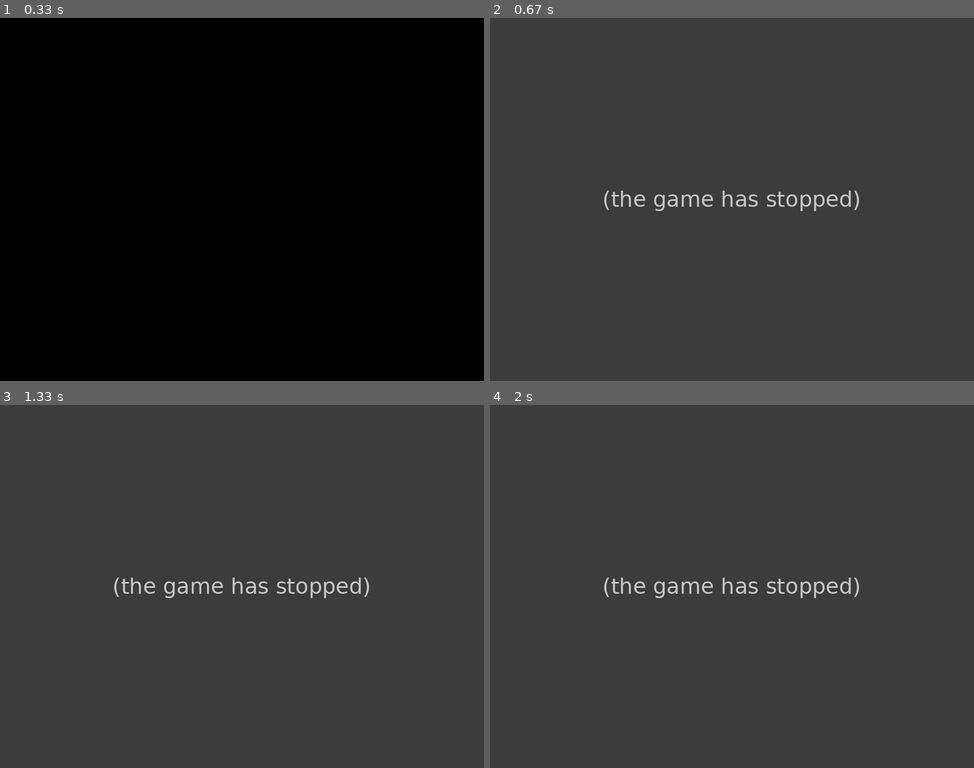
Above: before the commit, frames 1-4 (two rows, left to right).
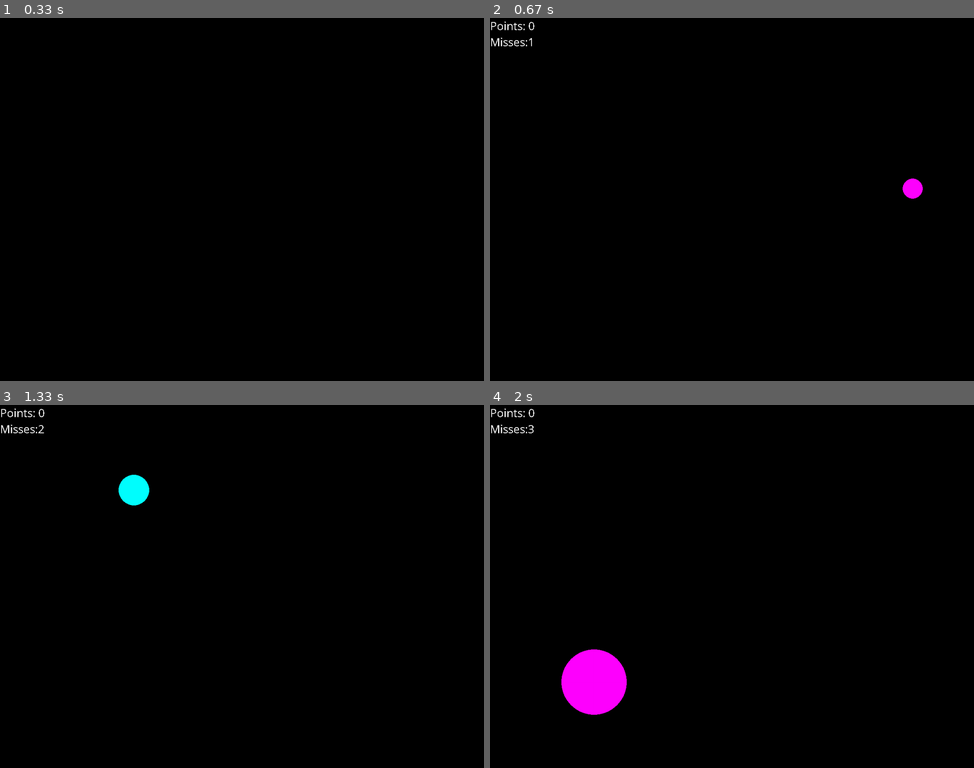
Above: after the commit, the same moments.

Repository: razorsee-ee/mfti
Game: pygame game, started from 1ab3/Catch a ball.py
Two runs of this game, one before a commit and one after it. Both use one fixed random seed, a clock stepped at 60 frames per second and the inputs below.
Inputs (mouse positions are in pixels of both pictures, inside the frame that each line leads up to):
- Up to frame 1 (0.33 s): no input
- Up to frame 2 (0.67 s): click (732, 199) at 0.38 s
- Up to frame 3 (1.33 s): click (125, 590) at 0.85 s; move the mouse to (314, 459) at 1.17 s
- Up to frame 4 (2 s): click (804, 459) at 1.45 s; move the mouse to (741, 463) at 1.87 s

Frame 1 is identical in both runs. In frame 2, 100% of the frame differs, in the area x 0-100%, y 0-100%; in frame 3, 100%; in frame 4, 100%.
Error before the commit: NameError: name 'y' is not defined (Catch a ball.py line 31); the game stopped at 0.5 s (later frames are placeholders)

Commit message:
Не работают смена шарика при клике

Diff:
--- a/1ab3/Catch a ball.py
+++ b/1ab3/Catch a ball.py
@@ -4,7 +4,9 @@
 pygame.init()
 
 FPS = 2
-screen = pygame.display.set_mode((1200, 900))
+x_end = 1200
+y_end = 900
+screen = pygame.display.set_mode((x_end, y_end))
 
 RED = (255, 0, 0)
 BLUE = (0, 0, 255)
@@ -15,18 +17,31 @@
 BLACK = (0, 0, 0)
 COLORS = [RED, BLUE, YELLOW, GREEN, MAGENTA, CYAN]
 
+x = int()
+y = int()
+r = int()
 
-def new_ball():
-    global x, y, r, color
+
+
+def new_ball(x, y, r):
     '''рисует новый шарик '''
     x = randint(100, 1100)
     y = randint(100, 900)
     r = randint(20, 100)
     color = COLORS[randint(0, 5)]
     circle(screen, color, (x, y), r)
+    return x, y, r
+
+def ball_moving():
+    ''' sharik dvigaetsya'''
+    new_ball(x, y, r)
+    pygame.display.update()
+
+    pass
 
 
-def click(event):
+
+def click():
     global points, misses, x, y, r
     if ((y1 - y)**2 + (x1 - x)**2) <= r**2:
         points += 1
@@ -61,10 +76,9 @@
         elif event.type == pygame.MOUSEBUTTONDOWN:
             A = pygame.mouse.get_pos()
             x1, y1 = A[0], A[1]
-            click(event)
+            click()
     points_display(points)
-    new_ball()
-    pygame.display.update()
+    ball_moving()
     screen.fill(BLACK)
 
 pygame.quit()
--- /dev/null
+++ b/1ab3/Catch a ball2.py
@@ -0,0 +1,72 @@
+import pygame
+from pygame.draw import *
+from random import randint
+pygame.init()
+
+x_screen = 1200
+y_screen = 900
+
+FPS = 30
+screen = pygame.display.set_mode((x_screen, y_screen))
+
+RED = (255, 0, 0)
+BLUE = (0, 0, 255)
+YELLOW = (255, 255, 0)
+GREEN = (0, 255, 0)
+MAGENTA = (255, 0, 255)
+CYAN = (0, 255, 255)
+BLACK = (0, 0, 0)
+COLORS = [RED, BLUE, YELLOW, GREEN, MAGENTA, CYAN]
+x = randint(100, 900)
+y = randint(100, 700)
+dx = 10
+dy = 10
+r = randint(30, 60)
+color = COLORS[randint(0, 5)]
+
+
+def new_ball(x, y, r):
+    circle(screen, color, (x, y), r)
+
+
+def click(x, y, n, dx, dy, A):
+    x1 = A[0]
+    y1 = A[1]
+    if ((x1 - x) ** 2 + (y1 - y) ** 2) ** 0.5 <= r:
+        print('goal')
+        n += 1
+    else:
+        print('miss')
+    color = COLORS[randint(0, 5)]
+    x = randint(100, 900)
+    y = randint(100, 700)
+    dx *= -1 or 1
+    dy *= -1 or 1
+    return x, y, n, dx, dy, color, A
+
+
+pygame.display.update()
+clock = pygame.time.Clock()
+finished = False
+A = []
+n = 0
+
+while not finished:
+    clock.tick(FPS)
+    for event in pygame.event.get():
+        if event.type == pygame.QUIT:
+            finished = True
+        elif event.type == pygame.MOUSEBUTTONDOWN:
+            A = pygame.mouse.get_pos()
+            click(x, y, n, dx, dy, A)
+    x += dx
+    y += dy
+    if x >= x_screen - r or x < r:
+        dx *= -1
+    if y >= y_screen - r or y < r:
+        dy *= -1
+    new_ball(x, y, r)
+    pygame.display.update()
+    screen.fill(BLACK)
+pygame.quit()
+print('Количество очков', n)
